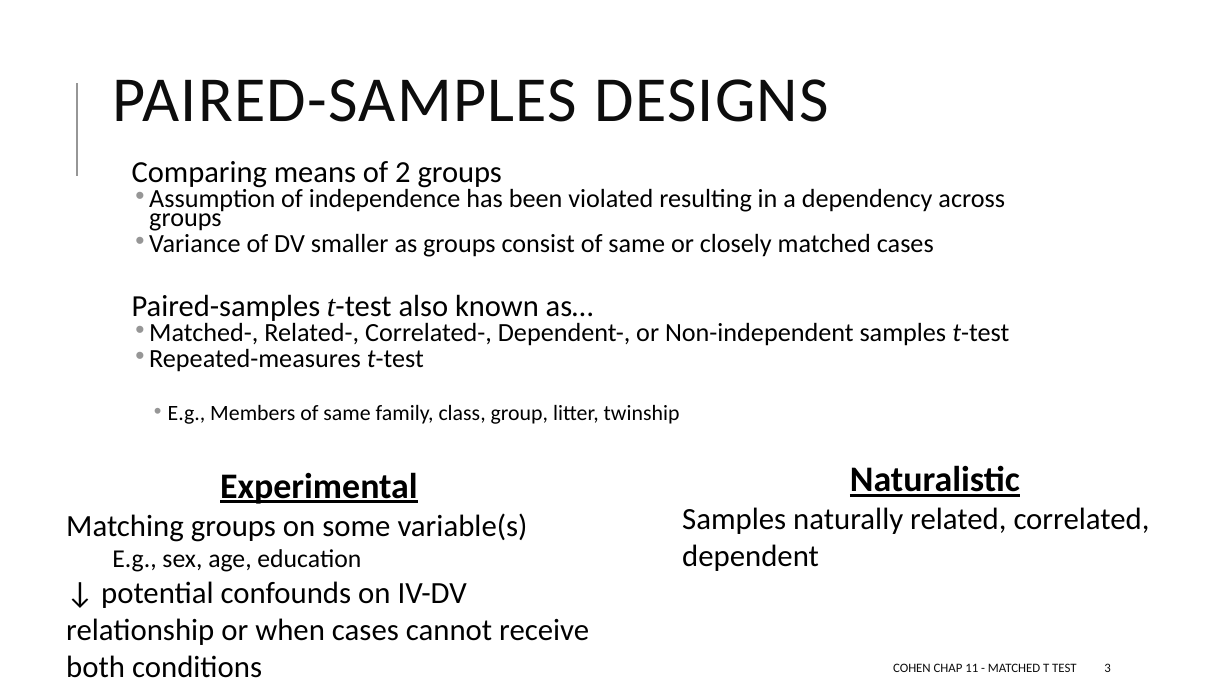
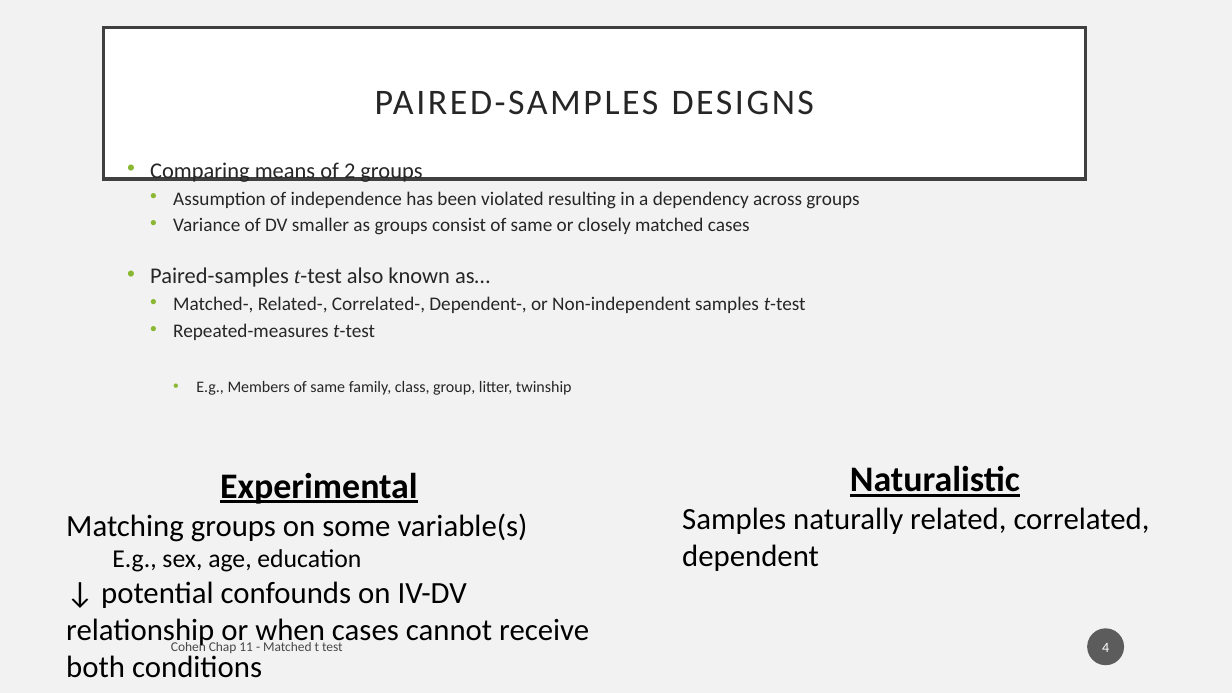
Before and after one commit to TysonStanley/EDUC-6600, a slide deck: slide 4 of old/Cohen chap 11 Matched t Test (screen).pptx (slide 3 before the commit). Drawn at 1232x693 pixels with LibreOffice and Linux fonts; fonts in the diff are those of the drawing. Boxes give left, top, right and bottom in pixels: in the first picture for what was removed or moved away, otherwise in the second. Text is boxed around its words. In the diff, an @@ line names an element or a change of style, - is before the commit and + after.

```diff
--- a/old/Cohen chap 11 Matched t Test (screen).pptx
+++ b/old/Cohen chap 11 Matched t Test (screen).pptx
@@ background #FFFFFF to #F2F2F2 @@
@@ title "PAIRED-SAMPLES DESIGNS": place and size @@
-title "PAIRED-SAMPLES DESIGNS" at bbox=[113, 79, 829, 122]
+title "PAIRED-SAMPLES DESIGNS" at bbox=[104, 28, 1086, 179]
@@ title "PAIRED-SAMPLES DESIGNS" at bbox=[104, 28, 1086, 179]: size 50 to 28 pt, text colour #0D0D0D to #262626, letter spacing 1 to 2 pt; alignment left to centre; line spacing 0.8 to 0.9; fill none to #FFFFFF; outline none to #404040 2.5 pt @@
@@ line removed from (77, 176) to (77, 83) @@
@@ text "Comparing means of 2 groups" at bbox=[150, 162, 859, 395]: size 23.8 to 17.5 pt in "Comparing means of 2 groups", "Paired-samples t-test also known as…"; text colour #000000 to #262626; size 20.4 to 15 pt in "Assumption of independence has been violated resulting ...", "Variance of DV smaller as groups consist ...", "Matched-, Related-, Correlated-, Dependent-, or Non-independ ...", "Repeated-measures t-test"; size 17 to 12.5 pt in "E.g., Members of same family, class, group, ..."; bullet   to •; less space between paragraphs; bullet colour #969696 to #8AB833; indent changed; more space between paragraphs; line spacing 0.7 to 0.8 @@
@@ page number added at bbox=[1088, 628, 1125, 665], fill #1D1D1D at 70% opacity, 11 pt, text #FFFFFF @@
+4
@@ text at bbox=[171, 640, 343, 653]: text changed; size 10 to 10.5 pt; text colour #0D0D0D to #000000 at 70% opacity @@
-COHEN CHAP 11 - MATCHED T TEST
+Cohen Chap 11 - Matched t test
@@ page number removed at bbox=[1104, 663, 1110, 672] @@
-3
```
Also in this commit, not shown: 18 other slides changed, 1 slide added, 2 other files.
